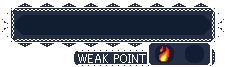
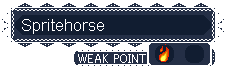
Layers edited between the first and the second (225, 67) image:
added layer "Spritehorse" above "BG" over box(22, 19, 104, 34)
added layer "sES53ディープブルー.png" over box(22, 19, 104, 34)
